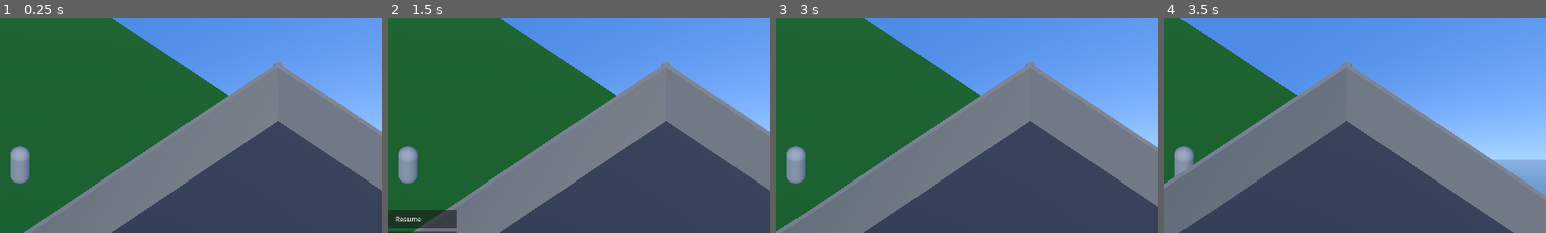
Above: before the commit, frames 1-4 (left to right).
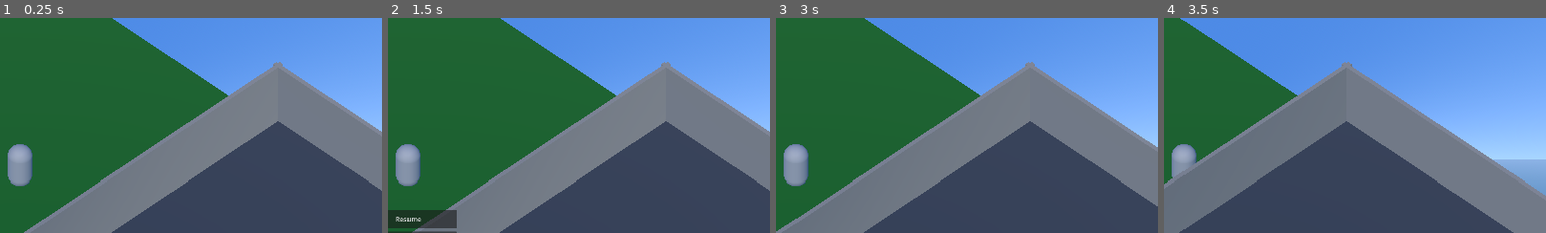
Above: after the commit, the same moments.

Repository: allemansratten/bigmode-2026
Game: Godot game, scene res://scenes/Game.tscn
Same seed, same stepped clock (60 frames per second), same inputs: the game is played once before the commit and once after it. Sound files missing from this copy of the repository are replaced by a short silence.
Inputs:
- Up to frame 1 (0.25 s): no input
- Up to frame 2 (1.5 s): click "II" at 0.5 s; click "Resume" at 1.25 s
- Up to frame 3 (3 s): click "Mute" at 2 s; tap Enter at 2.75 s; hold D (move_right) from 2.78 s (still down); hold E (interact) from 2.78 s (still down)
- Up to frame 4 (3.5 s): keep holding D (move_right); keep holding E (interact)
The pictures show only the part of the screen within x 47-97%, y 12-62%; the shares and areas given below are measured in that part.

The runs differ from the first frame. In frame 1, 0.4% of the frame differs, in the area x 2-9%, y 58-79%; in frame 2, 0.4%; in frame 3, 0.4%; in frame 4, 0.2%.

Commit message:
Add InteractionBody for kicking items and update camera
- Add child RigidBody3D to player for item interactions
- InteractionBody is slightly larger (r=0.5, h=2.0) to kick items
- Frozen RigidBody on ITEM layer, ignored by character controller
- Update Brick collision mask to interact with InteractionBody
- Set orthographic camera size to 18.0 for better view

Co-Authored-By: Claude Sonnet 4.5 <noreply@anthropic.com>

Diff:
--- a/scenes/Player.tscn
+++ b/scenes/Player.tscn
@@ -10,6 +10,14 @@
 [sub_resource type="CapsuleMesh" id="CapsuleMesh_player"]
 radius = 0.4
 height = 1.8
+
+[sub_resource type="CapsuleShape3D" id="CapsuleShape3D_interaction"]
+radius = 0.5
+height = 2.0
+
+[sub_resource type="CapsuleMesh" id="CapsuleMesh_interaction"]
+radius = 0.5
+height = 2.0
 
 [node name="Player" type="CharacterBody3D" unique_id=276495145 groups=["player"]]
 collision_layer = 2
@@ -33,3 +41,16 @@
 near = 0.01
 far = 1000.0
 script = ExtResource("2_cam")
+
+[node name="InteractionBody" type="RigidBody3D" parent="."]
+collision_layer = 8
+collision_mask = 9
+freeze = true
+
+[node name="CollisionShape3D" type="CollisionShape3D" parent="InteractionBody"]
+transform = Transform3D(1, 0, 0, 0, 1, 0, 0, 0, 1, 0, 0.9, 0)
+shape = SubResource("CapsuleShape3D_interaction")
+
+[node name="MeshInstance3D" type="MeshInstance3D" parent="InteractionBody"]
+transform = Transform3D(1, 0, 0, 0, 1, 0, 0, 0, 1, 0, 0.9, 0)
+mesh = SubResource("CapsuleMesh_interaction")
--- a/scenes/items/Brick.tscn
+++ b/scenes/items/Brick.tscn
@@ -19,7 +19,7 @@
 
 [node name="Brick" type="RigidBody3D"]
 collision_layer = 1
-collision_mask = 1
+collision_mask = 9
 
 [node name="CollisionShape3D" type="CollisionShape3D" parent="."]
 transform = Transform3D(1, 0, 0, 0, 1, 0, 0, 0, 1, 0, 0, 0)
